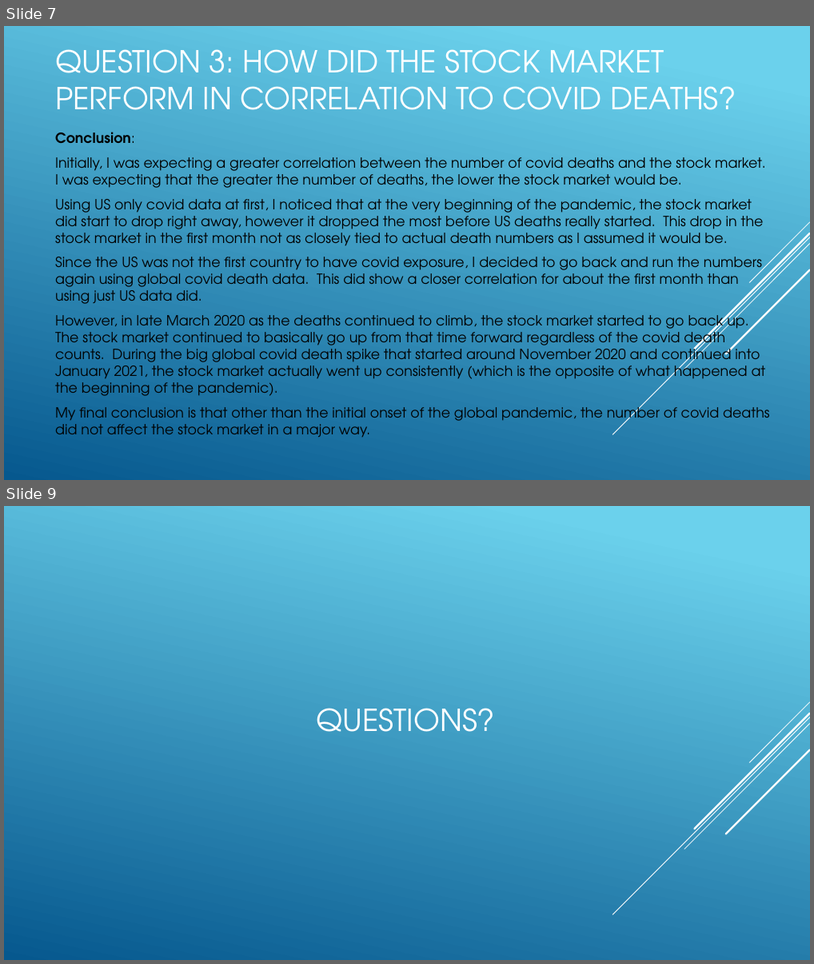
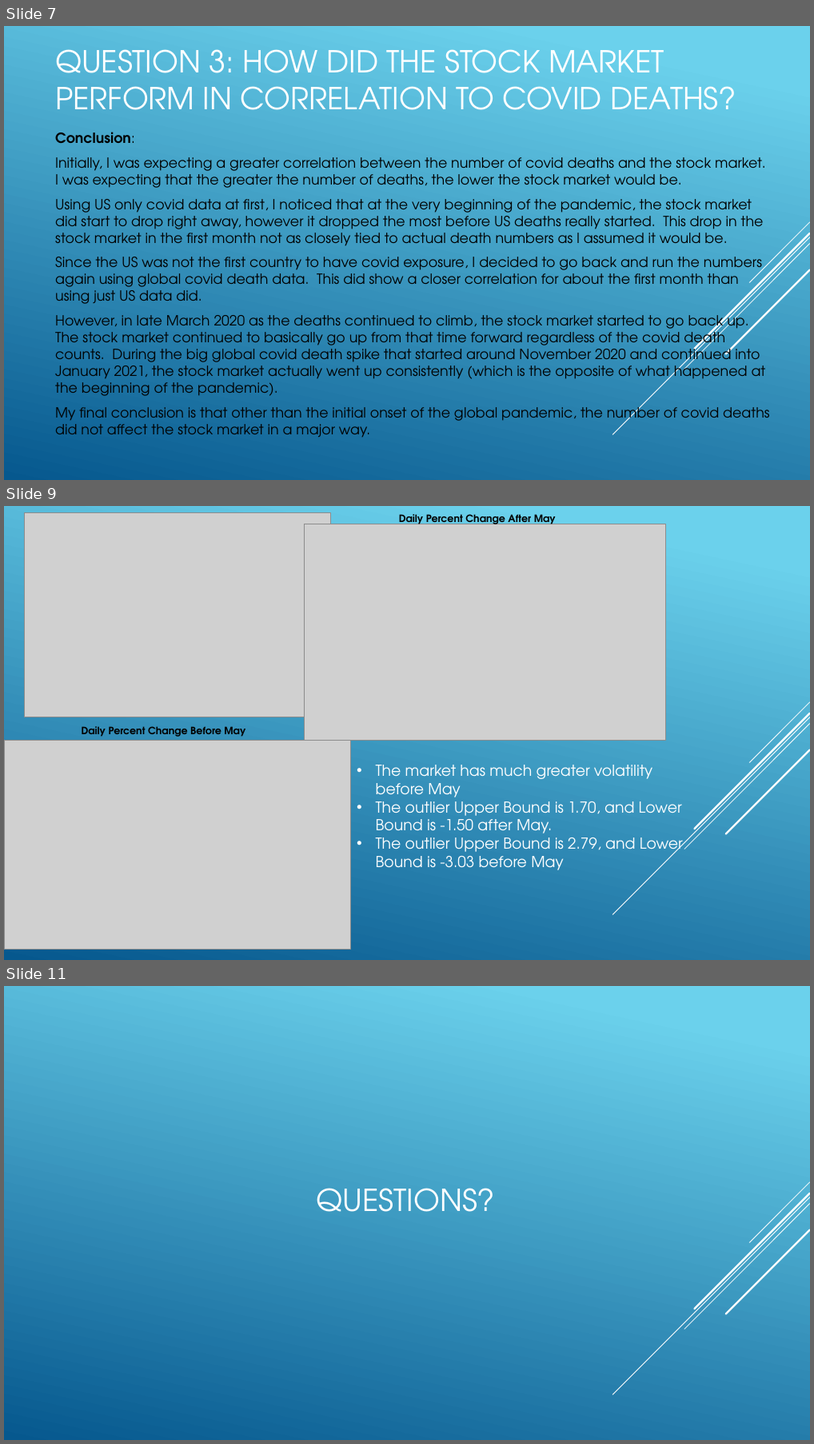
Before and after one commit to Bandelero/Covids-Effect-on-the-Stock-Market, a slide deck: Project1.pptx. Shown one above the other, each under a label of ours: slides 7 and 9 before the commit, slides 7, 9 and 11 after it; the slides between them are not shown. The pictures are 814x964 and 814x1444 pixels, drawn with LibreOffice and Linux fonts; fonts in the diff are those of the drawing; grey boxes stand for pictures. Boxes give left, top, right and bottom in pixels: in the first picture for what was removed or moved away, otherwise in the second. Text is boxed around its words. In the diff, an @@ line names an element or a change of style, - is before the commit and + after.

```diff
--- a/Project1.pptx
+++ b/Project1.pptx
@@ slide 9 added at box(4, 506, 810, 960), background gradient #6ED2EB to #06588E; not listed: 5 template elements that a slide beside it also shows @@
@@ picture added at box(24, 512, 330, 717) @@
@@ picture added at box(304, 524, 666, 740) @@
@@ text added at box(399, 514, 556, 528), 12 pt, text #000000, bold @@
+Daily Percent Change After May
@@ picture added at box(4, 740, 351, 949) @@
@@ text added at box(82, 726, 246, 736), 12 pt, text #000000, bold @@
+Daily Percent Change Before May
@@ text added at box(376, 764, 683, 870), 18 pt, text #FFFFFF @@
+• The market has much greater volatility before May
+• The outlier Upper Bound is 1.70, and Lower Bound is -1.50 after May.
+• The outlier Upper Bound is 2.79, and Lower Bound is -3.03 before May
@@ what was slide 9 is now slide 11 @@
```
Also in this commit, not shown: 2 other slides added, 1 slide removed, 9 other files.
